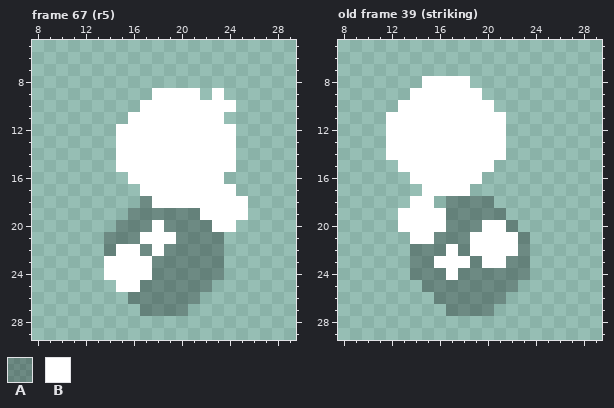
Two versions of one pixel-art file, bleed-client/asesprite/Sprites.aseprite. The first picture shows the starting point.
36x35 pixels, 73 frames. Shown: frame 67 (r5): x 8..29, y 5..29; old frame 39 (striking): x 8..29, y 5..29. The commit also changed other frames, which this record leaves out.
Visible layers, top first: "weapon", "right hand", "Left Hand", "Right Foot", "Left Foot", "Head", "shadow" opacity 27%.
Palette (. is transparent): A #00000046  B #ffffff
Pixels before, frame 67 (r5), first column x 14:
 9 ....BBBB.B..
10 ...BBBBBBBB.
11 ..BBBBBBBB..
12 .BBBBBBBBBB.
13 .BBBBBBBBBB.
14 .BBBBBBBBBB.
15 .BBBBBBBBBB.
16 ..BBBBBBBB..
17 ...BBBBBBBB.
18 ...ABBBBBBBB
19 ..AAAAAABBBB
20 .AAABAAAABB.
21 AAABBBAAAA..
22 ABBABAAAAA..
23 BBBBAAAAAA..
24 BBBBAAAAAA..
25 .BBAAAAAA...
26 ..AAAAAA....
27 ...AAAA.....
Pixels before, old frame 39 (striking), first column x 12:
 8 ...BBBB.....
 9 ..BBBBBB....
10 .BBBBBBBB...
11 BBBBBBBBBB..
12 BBBBBBBBBB..
13 BBBBBBBBBB..
14 BBBBBBBBBB..
15 .BBBBBBBB...
16 ..BBBBBB....
17 ...BBBB.....
18 ..BB.AAAA...
19 .BBBBAAAAA..
20 .BBBBAAABBA.
21 ..BBAAABBBBA
22 ..AAABABBBBA
23 ..AABBBABBAA
24 ..AAABAAAAAA
25 ...AAAAAAAA.
26 ....AAAAAA..
27 .....AAAA...
And afterwards:
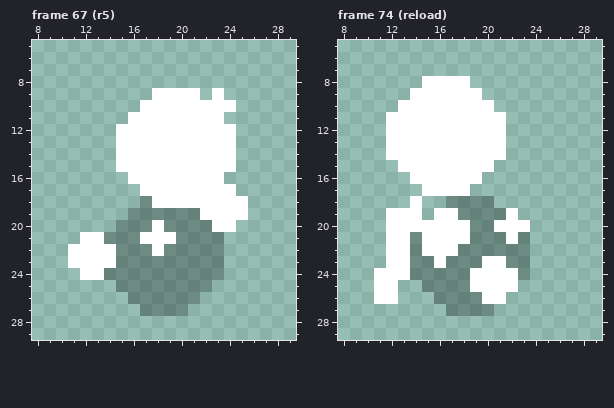
A new or re-ordered frame is compared with the old frame closest to it.
Diff:
{"change": "frames 73 -> 89"}
{"where": "frame 67 (r5), layer \"Left Foot\""}
{"frame":67,"y":21,"x":12,"old":"..","new":"BB"}
{"frame":67,"y":22,"x":11,"old":"...ABB","new":"BBBBAA"}
{"frame":67,"y":23,"x":11,"old":"...","new":"BBB"}
{"frame":67,"y":23,"x":15,"old":"BBB","new":"AAA"}
{"frame":67,"y":24,"x":12,"old":"..BBBB","new":"BBAAAA"}
{"frame":67,"y":25,"x":15,"old":"BB","new":"AA"}
{"where": "frame 74 (reload) is new; against old frame 39 (striking)"}
{"frame":74,"y":18,"x":15,"old":"B","new":"."}
{"frame":74,"y":19,"x":12,"old":".","new":"B"}
{"frame":74,"y":19,"x":15,"old":"B","new":"."}
{"frame":74,"y":19,"x":17,"old":"A","new":"B"}
{"frame":74,"y":19,"x":22,"old":".","new":"B"}
{"frame":74,"y":20,"x":12,"old":".","new":"B"}
{"frame":74,"y":20,"x":17,"old":"AA","new":"BB"}
{"frame":74,"y":20,"x":20,"old":"B","new":"A"}
{"frame":74,"y":20,"x":22,"old":"A.","new":"BB"}
{"frame":74,"y":21,"x":12,"old":"..B","new":"BBA"}
{"frame":74,"y":21,"x":16,"old":"AAABBB","new":"BBBAAA"}
{"frame":74,"y":22,"x":12,"old":"..","new":"BB"}
{"frame":74,"y":22,"x":15,"old":"AA","new":"BB"}
{"frame":74,"y":22,"x":19,"old":"BBBB","new":"AAAA"}
{"frame":74,"y":23,"x":12,"old":"..","new":"BB"}
{"frame":74,"y":23,"x":17,"old":"BB","new":"AA"}
{"frame":74,"y":24,"x":11,"old":"...","new":"BBB"}
{"frame":74,"y":24,"x":17,"old":"B","new":"A"}
{"frame":74,"y":24,"x":19,"old":"AAAA","new":"BBBB"}
{"frame":74,"y":25,"x":11,"old":"..","new":"BB"}
{"frame":74,"y":25,"x":19,"old":"AAAA","new":"BBBB"}
{"frame":74,"y":26,"x":11,"old":"..","new":"BB"}
{"frame":74,"y":26,"x":20,"old":"AA","new":"BB"}
